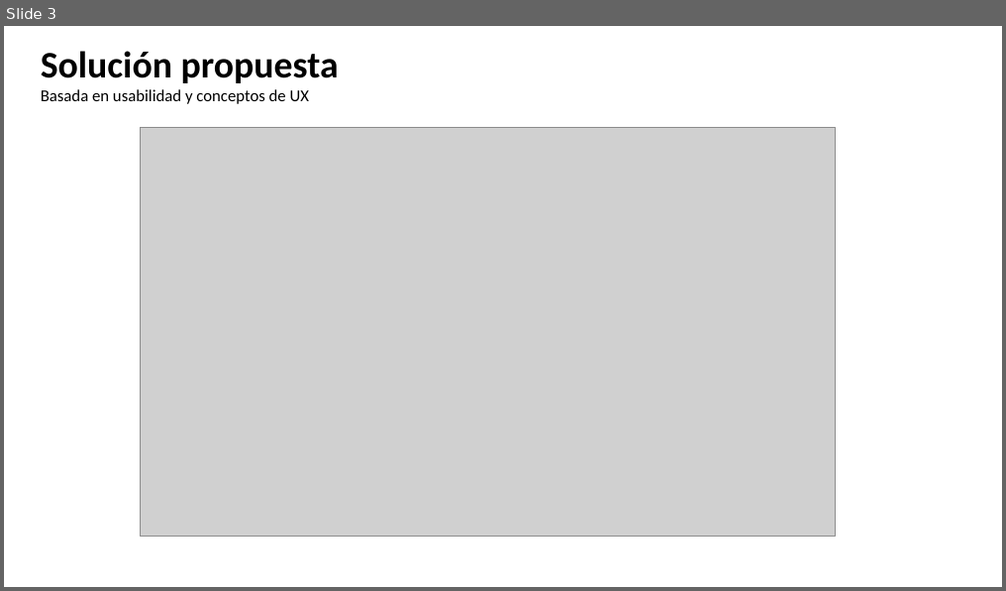
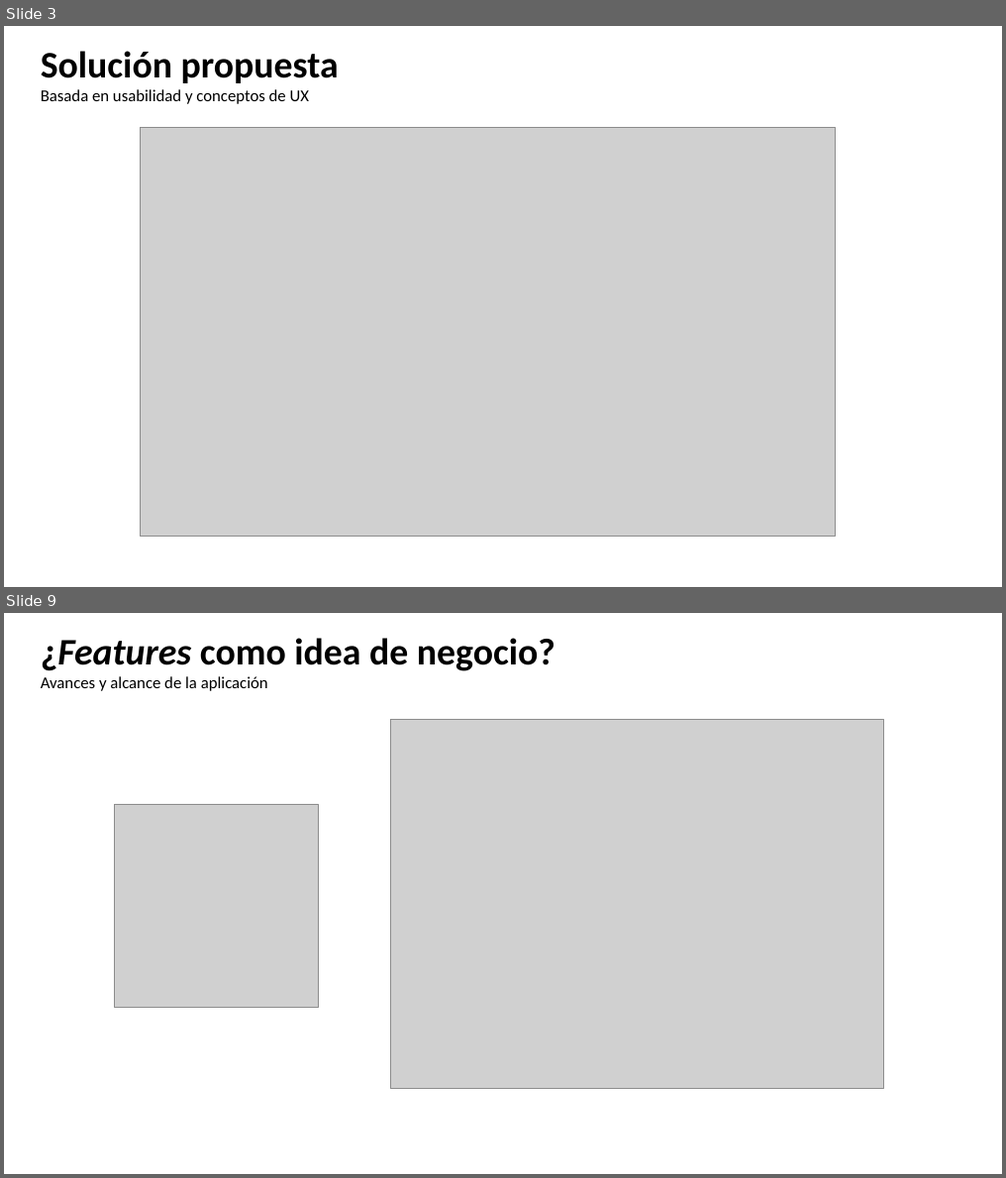
Before and after one commit to iRetray/RetoSofkathon, a slide deck: PresentacionSpeakly.pptx. Shown one above the other, each under a label of ours: slide 3 before the commit, slides 3 and 9 after it; the slides between them are not shown. The pictures are 1006x591 and 1006x1178 pixels, drawn with LibreOffice and Linux fonts; fonts in the diff are those of the drawing; grey boxes stand for pictures. Boxes give left, top, right and bottom in pixels: in the first picture for what was removed or moved away, otherwise in the second. Text is boxed around its words. In the diff, an @@ line names an element or a change of style, - is before the commit and + after.

```diff
--- a/PresentacionSpeakly.pptx
+++ b/PresentacionSpeakly.pptx
@@ slide 9 added at (x1=4, y1=613, x2=1002, y2=1174), background #FFFFFF @@
@@ text added at (x1=41, y1=638, x2=555, y2=691), 16 pt, text #000000 @@
+¿Features como idea de negocio?
+Avances y alcance de la aplicación
@@ picture added at (x1=391, y1=719, x2=884, y2=1088) @@
@@ picture added at (x1=115, y1=804, x2=319, y2=1008) @@
```
Also in this commit, not shown: 5 other slides added.
